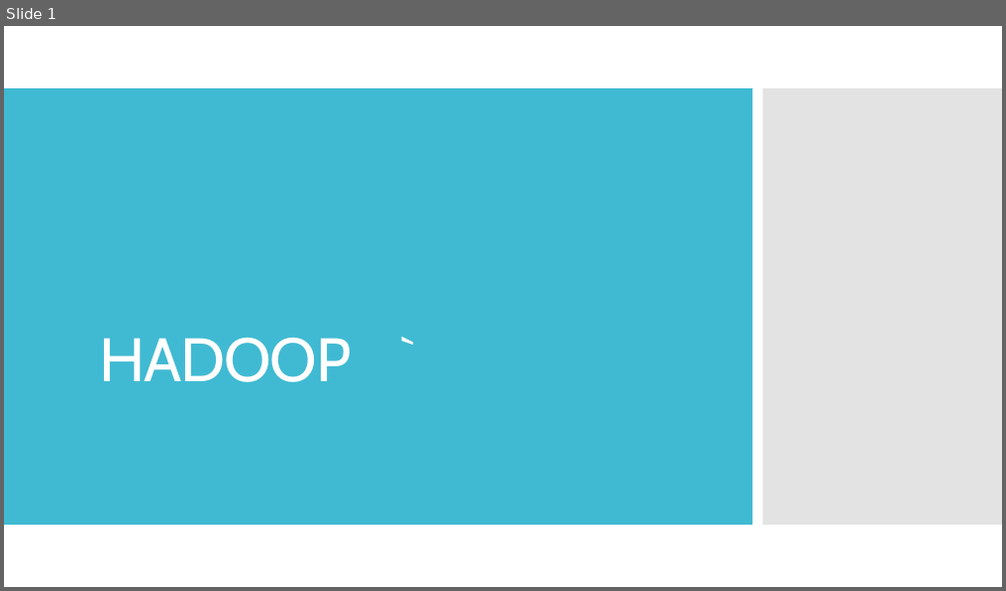
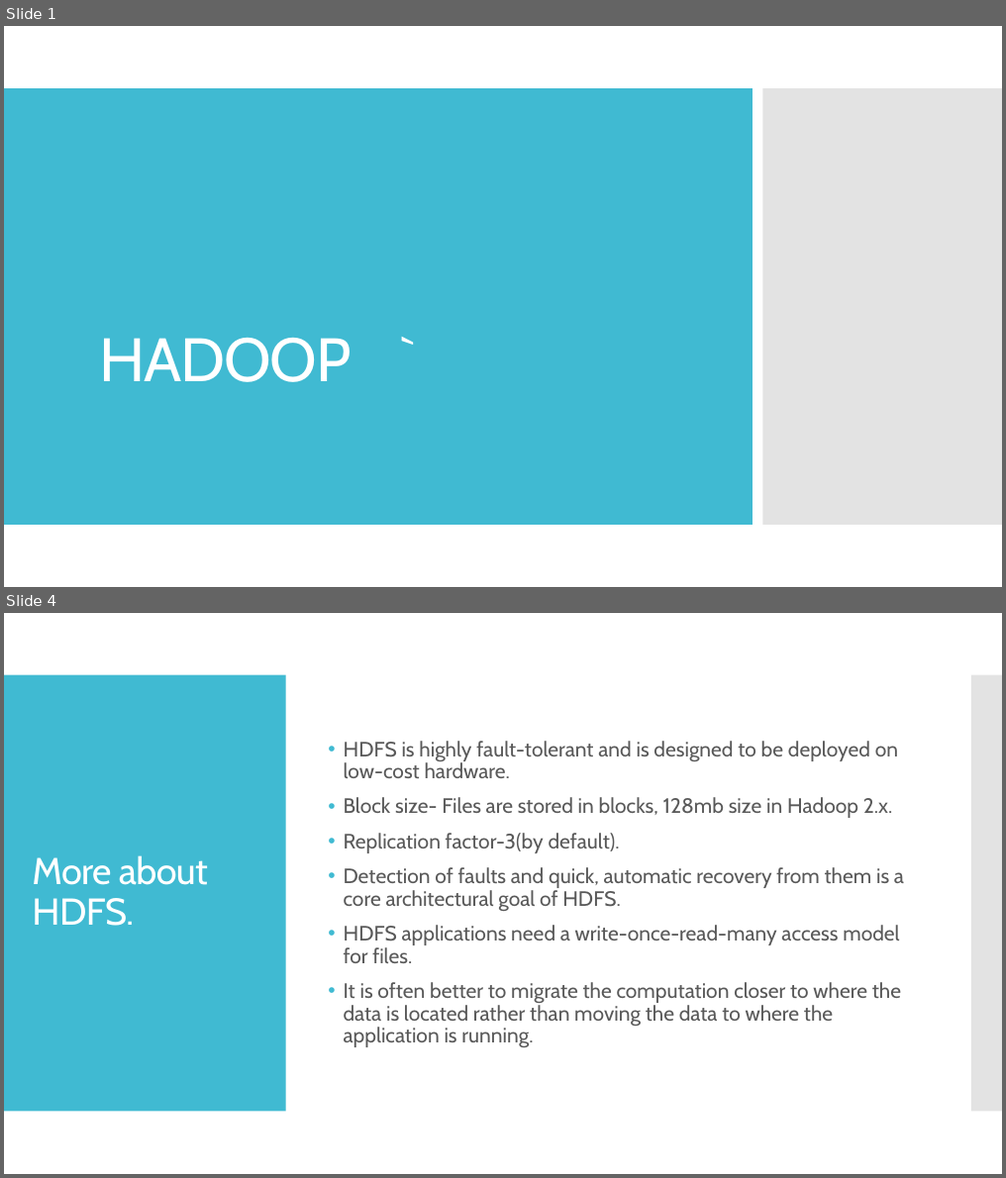
Before and after one commit to ketankk/BDppt, a slide deck: ppt/HADOOP.pptx. Shown one above the other, each under a label of ours: slide 1 before the commit, slides 1 and 4 after it; the slides between them are not shown. The pictures are 1006x591 and 1006x1178 pixels, drawn with LibreOffice and Linux fonts; fonts in the diff are those of the drawing. Boxes give left, top, right and bottom in pixels: in the first picture for what was removed or moved away, otherwise in the second. Text is boxed around its words. In the diff, an @@ line names an element or a change of style, - is before the commit and + after.

Commit message:
MapReduce,Hadoop,Spark

```diff
--- a/ppt/HADOOP.pptx
+++ b/ppt/HADOOP.pptx
@@ slide 4 added at (4,613,1002,1174), background #FFFFFF @@
@@ rectangle added at (4,675,286,1112), fill #40BAD2 @@
@@ rectangle added at (971,675,1002,1112), fill #C8C8C8 at 50% opacity @@
@@ text added at (344,741,904,1048), 20 pt, text #595959 @@
+• HDFS is highly fault-tolerant and is designed to be deployed on low-cost hardware.
+• Block size- Files are stored in blocks, 128mb size in Hadoop 2.x.
+• Replication factor-3(by default).
+• Detection of faults and quick, automatic recovery from them is a core architectural goal of HDFS.
+• HDFS applications need a write-once-read-many access model for files.
+• It is often better to migrate the computation closer to where the data is located rather than moving the data to where the application is running.
@@ title added at (32,856,208,926), 36 pt, text #FFFFFF @@
+More about HDFS.
```
Also in this commit, not shown: 2 slides changed, 16 other slides added, 11 other files.
